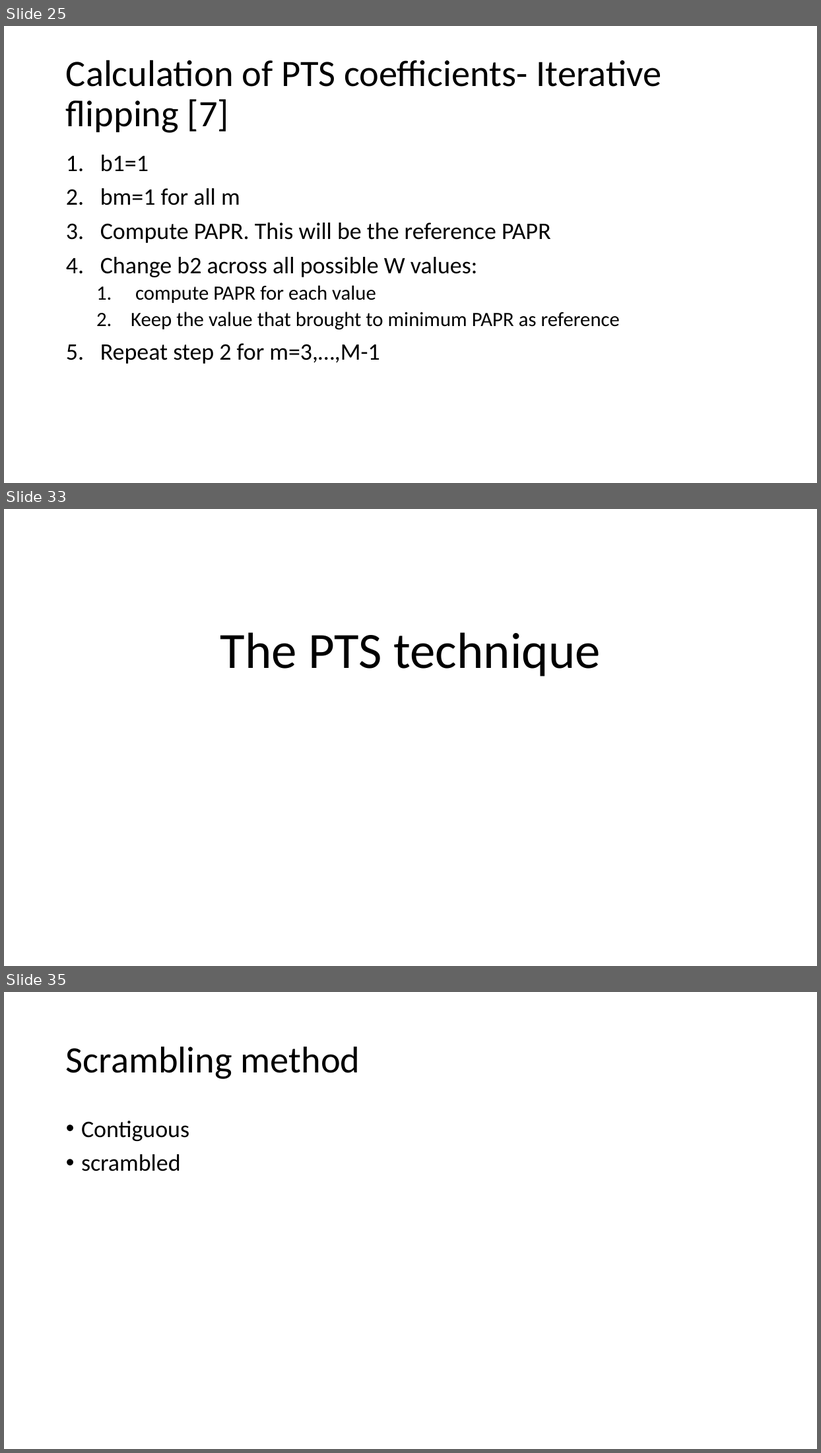
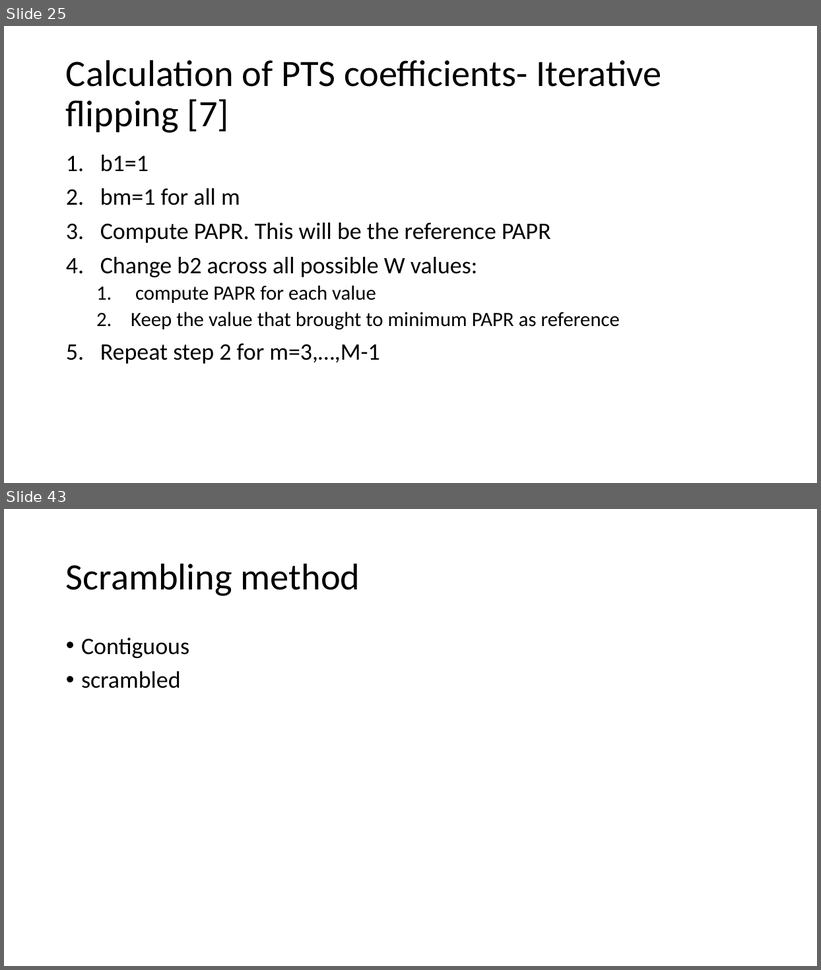
Before and after one commit to liorkissos/VLF-Simulations, a slide deck: PAPR Reduction- PTS.pptx. Shown one above the other, each under a label of ours: slides 25, 33 and 35 before the commit, slides 25 and 43 after it; the slides between them are not shown. The pictures are 821x1453 and 821x970 pixels, drawn with LibreOffice and Linux fonts; fonts in the diff are those of the drawing. Boxes give left, top, right and bottom in pixels: in the first picture for what was removed or moved away, otherwise in the second. Text is boxed around its words. In the diff, an @@ line names an element or a change of style, - is before the commit and + after.

```diff
--- a/PAPR Reduction- PTS.pptx
+++ b/PAPR Reduction- PTS.pptx
@@ slide 33 removed at box(4, 509, 817, 966), background #FFFFFF @@
@@ title removed at box(220, 632, 601, 677) @@
-The PTS technique
@@ what was slide 35 is now slide 43 @@
```
Also in this commit, not shown: 4 slides changed, 12 slides added, 5 other slides removed, 11 other files.
